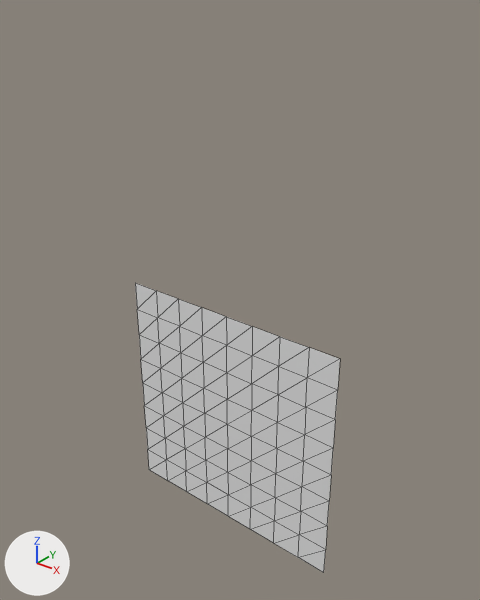
An edit to the glTF model res/models/pistol/skinned.gltf, drawn before and after from the same camera.
Both versions are drawn from a camera (50 mm lens) standing at (2.9, -3.45, 4.32) and looking at (0.05, 0.11, 2.11). Lighting does not change. The marker at lower left points along +X, +Y and +Z. Mesh edges are drawn as thin lines.
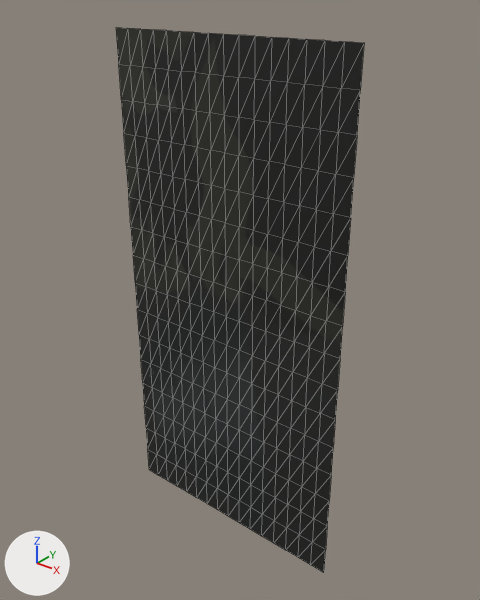
The change in detail:
Picture 'material_baseColor' (img_material_basecolor) is new.
Material 'Material' (mat_material) is new.
Its texture is img_material_basecolor.
me_plane is used by ob_plane; location (0.0, 0.0, 0.0).
me_plane had 81 vertices, 128 faces and spanned x -1.0..1.0, y 0.0, z 0.0..2.0.
me_plane now has 289 vertices, 512 faces and spans x -1.0..1.0, y 0.0, z 0.0..4.0.
me_plane part 1: 208 vertices added at x -1.0..1.0, y 0.0, z 0.0..4.0.
me_plane now uses material mat_material (picture img_material_basecolor).

Boxes (x1, y1, x2, y2) around the edits, measured in the pictures (480 x 600 px):
'Plane', reshaped (21% wider, 88% taller)
    before: (135, 283, 340, 572)
    after: (116, 27, 364, 572)
part 1 of me_plane, added (black)
    after: (116, 27, 364, 572)
